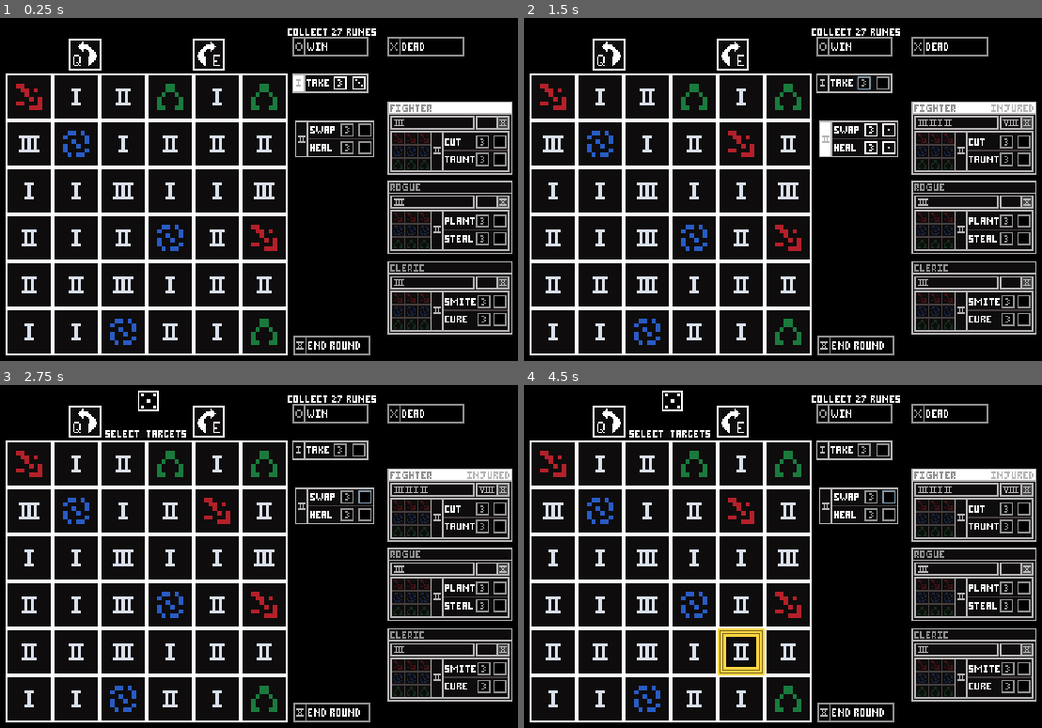
Above: before the commit, frames 1-4 (two rows, left to right).
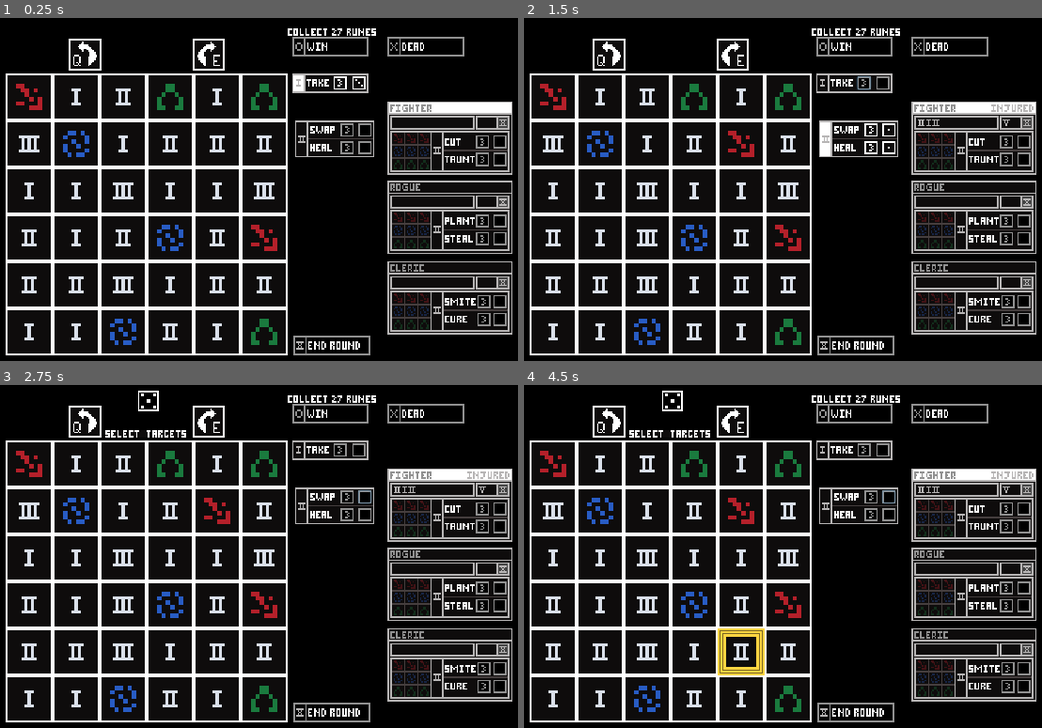
Above: after the commit, the same moments.

Repository: Lasenist/BonesWillRoll
Game: Godot game, scene res://level/play_scene.tscn
The game is run twice, just before and just after one commit, with the same random seed, the same clock (stepped at 60 frames per second) and the same inputs.
Inputs (mouse positions are in pixels of both pictures, inside the frame that each line leads up to):
- Up to frame 1 (0.25 s): no input
- Up to frame 2 (1.5 s): click (865, 83) at 0.5 s; tap Enter at 1.25 s; move the mouse to (669, 213) at 1.27 s; hold E (rotate_selection_right) from 1.28 s (still down); click (669, 213) at 1.42 s
- Up to frame 3 (2.75 s): release E (rotate_selection_right) at 2 s; click (362, 498) at 2.02 s
- Up to frame 4 (4.5 s): tap Space at 2.75, 4.25 s; move the mouse to (622, 604) at 2.77 s; hold Q (rotate_selection_left) 2.78-3.53 s; tap Enter at 3.5 s; move the mouse to (850, 484) at 3.52 s; hold E (rotate_selection_right) from 3.53 s (still down); move the mouse to (736, 669) at 4.27 s; click (736, 669) at 4.42 s

The runs differ from the first frame. In frame 1, less than 0.1% of the frame differs, in the area x 76-79%, y 29-79%; in frame 2, 0.1%, in the area x 76-96%, y 29-79%; in frame 3, 0.1%; in frame 4, 0.1%.

Commit message:
fix health

Diff:
--- a/UI/adventurer/adventurer.gd
+++ b/UI/adventurer/adventurer.gd
@@ -189,7 +189,6 @@
 		var value_to_check = wound_values[0]
 		if value_to_check <= amount :
 			value_to_remove = value_to_check
-
 	if value_to_remove:
 		for node in wounds_container.get_children():
 			if node.wound_value == value_to_remove :
--- a/UI/adventurer/adventurer.tscn
+++ b/UI/adventurer/adventurer.tscn
@@ -7,7 +7,6 @@
 [ext_resource path="res://UI/numerals/two.tscn" type="PackedScene" id=5]
 [ext_resource path="res://UI/adventurer/state_spritesheet.png" type="Texture" id=6]
 [ext_resource path="res://UI/numerals/ten.tscn" type="PackedScene" id=7]
-[ext_resource path="res://UI/numerals/three.tscn" type="PackedScene" id=8]
 
 [sub_resource type="AtlasTexture" id=1]
 atlas = ExtResource( 1 )
@@ -162,10 +161,6 @@
 "_edit_use_anchors_": false
 }
 
-[node name="three" parent="Panel/wounds_panel/HBoxContainer" instance=ExtResource( 8 )]
-margin_right = 7.0
-margin_bottom = 6.0
-
 [node name="total_wounds" type="Panel" parent="Panel"]
 margin_left = 60.0
 margin_top = 10.0
Not shown: 1 places in UI/adventurer/adventurer.tscn that only renumber resources
